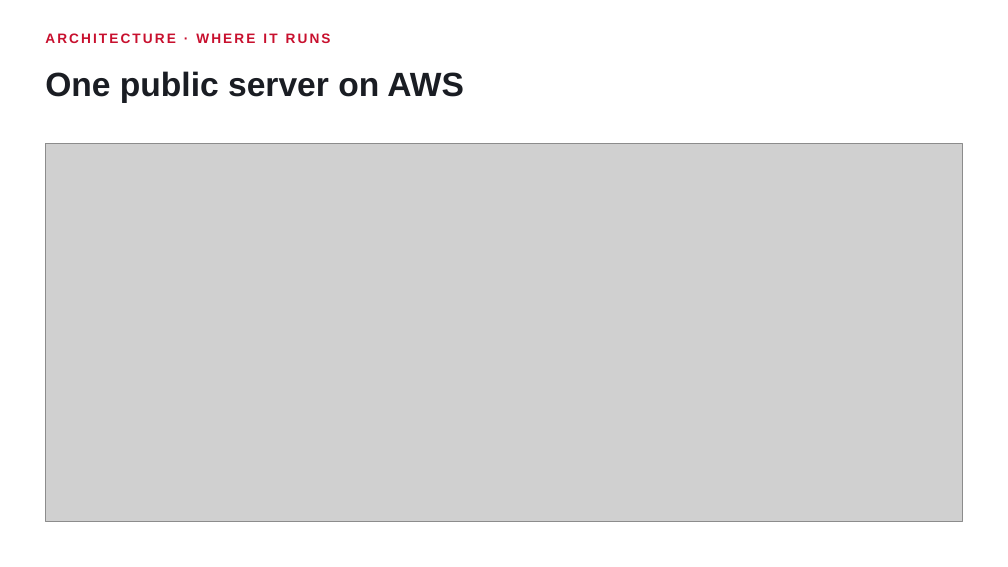
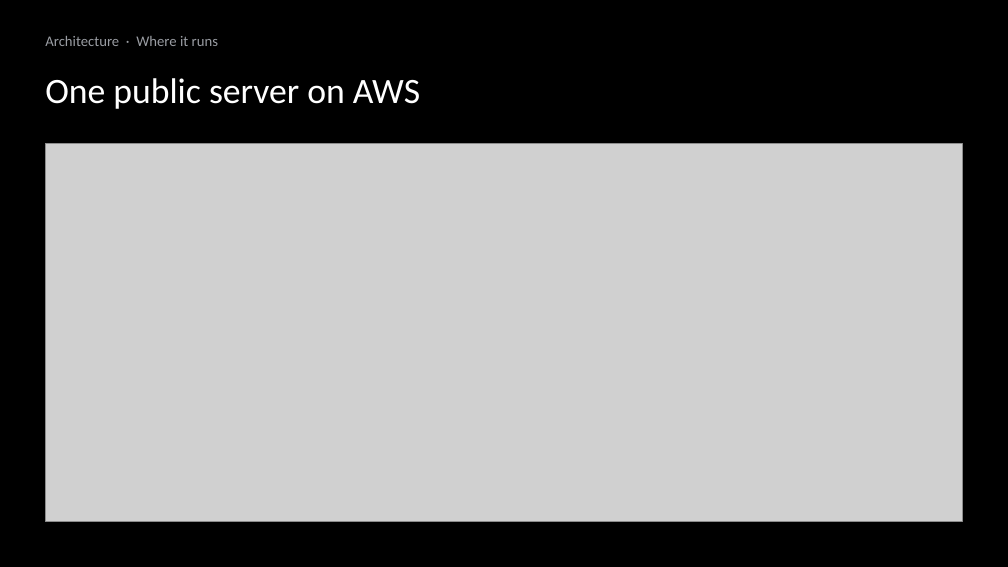
Before and after one commit to ziyangliu-666/lumen-next, a slide deck: slide 10 of docs/platform/slides/out/Team15-Lumen-Platform.pptx. Drawn at 1008x567 pixels with LibreOffice and Linux fonts; fonts in the diff are those of the drawing; grey boxes stand for pictures. Boxes give left, top, right and bottom in pixels: in the first picture for what was removed or moved away, otherwise in the second. Text is boxed around its words. In the diff, an @@ line names an element or a change of style, - is before the commit and + after.

```diff
--- a/docs/platform/slides/out/Team15-Lumen-Platform.pptx
+++ b/docs/platform/slides/out/Team15-Lumen-Platform.pptx
@@ background #FFFFFF to #000000 @@
@@ text at <box>45,36,218,46</box>: text changed; size 13 to 14 pt; font Arial to Calibri; text colour #C8102E to #9A9DA3; bold off @@
-ARCHITECTURE · WHERE IT RUNS
+Architecture · Where it runs
@@ text "One public server on AWS" at <box>45,78,420,109</box>: size 32 to 34 pt, font Arial to Calibri, text colour #1A1D23 to #FFFFFF, bold off @@
```
Also in this commit, not shown: 18 other slides changed, 14 other files.
